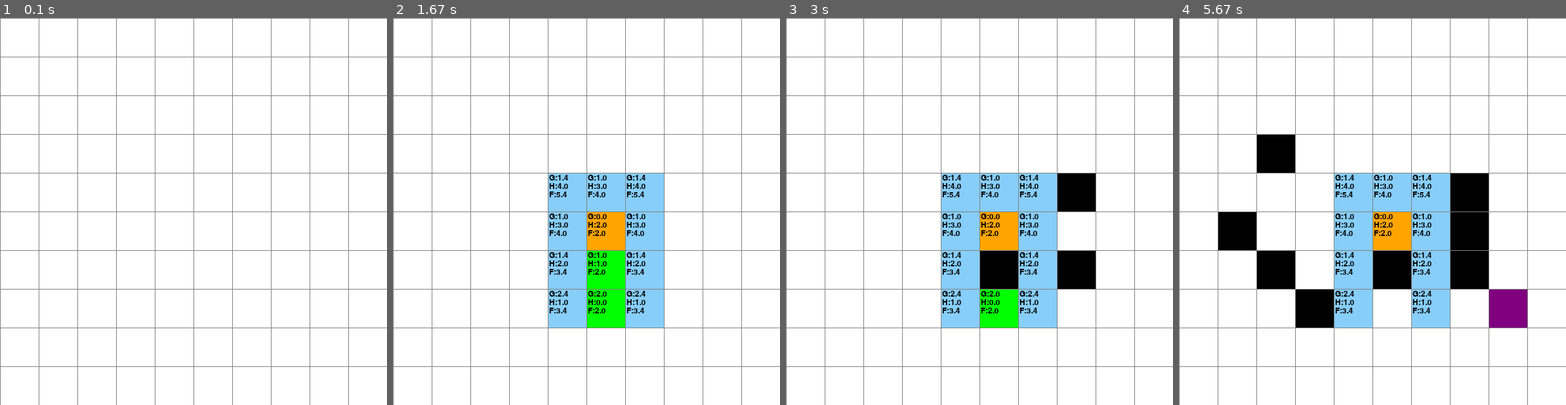
Above: before the commit, frames 1-4 (left to right).
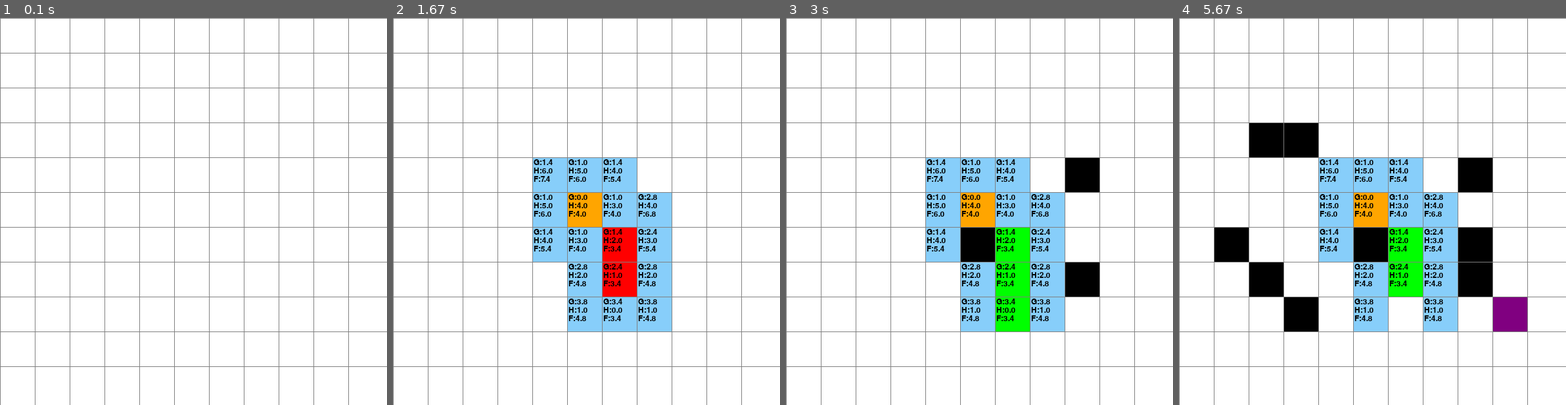
Above: after the commit, the same moments.

Repository: IlPandawa/IA_ElliotRendonLeon
Game: pygame game, started from Proyecto1/aEstrella.py
Same seed, same stepped clock (60 frames per second), same inputs: the game is played once before the commit and once after it.
Inputs (mouse positions are in pixels of both pictures, inside the frame that each line leads up to):
- Up to frame 1 (0.1 s): no input
- Up to frame 2 (1.67 s): click (586, 211) at 0.38 s; click (625, 296) at 0.72 s; tap Space at 1 s
- Up to frame 3 (3 s): move the mouse to (983, 250) at 1.83 s; click (983, 250) at 2.05 s; click (1080, 273) at 2.45 s; click (1080, 176) at 2.78 s
- Up to frame 4 (5.67 s): click (1248, 250) at 3.12 s; click (1260, 137) at 3.45 s; click (1279, 281) at 3.78 s; click (1314, 323) at 4.12 s; click (1287, 141) at 4.45 s; right-click (1395, 319) at 4.78 s; click (1492, 304) at 5.12 s; click (1484, 242) at 5.45 s

The runs differ from the first frame. In frame 1, 5.5% of the frame differs, in the area x 0-100%, y 0-100%; in frame 2, 15%; in frame 3, 16%; in frame 4, 20%.

Commit message:
add: avance documentación

Diff:
--- a/Proyecto1/aEstrella.py
+++ b/Proyecto1/aEstrella.py
@@ -1,5 +1,5 @@
 import pygame
-from queue import PriorityQueue # Para añadir a cola
+from queue import PriorityQueue
 
 # Configuraciones iniciales
 ANCHO_VENTANA = 600
@@ -34,7 +34,7 @@
         self.g = float("inf")  #Costo par amoverse
         self.h = 0      #Variable para la distancia hacia la salida
         self.f = float("inf")  # para la suma g+h y determinar a donde debe moverse
-        self.padre = None   #PAra guardar el nodo previo de donde viene
+        self.padre = None   #PAra guardar el nodo de donde viene
         self.contador = 0   #Variable para el orden de movimientos
 
 
@@ -120,11 +120,11 @@
         (1, -1, 1.4), (1, 1, 1.4)
     ]
 
-    for df, dc, costo in movimientos:
-        nf = nodo.fila + df
-        nc = nodo.col + dc
-        if 0 <= nf < filas and 0 <= nc < filas:
-            vecino = grid[nf][nc]
+    for cambioFila, cambioColumna, costo in movimientos:
+        nuevaFila = nodo.fila + cambioFila
+        nuevaColumna = nodo.col + cambioColumna
+        if 0 <= nuevaFila < filas and 0 <= nuevaColumna < filas:
+            vecino = grid[nuevaFila][nuevaColumna]
             if not vecino.es_pared():  # ignora paredes como casilla valida
                 listaAbierta.append((vecino, costo))
     return listaAbierta
@@ -144,7 +144,7 @@
     visitados = set()
     contador = 1
 
-    # inicializa nodo inicial
+    # bucle donde se analiza cada nodo
     inicio.actualizar_costos(0, heuristica(inicio.get_pos(), fin.get_pos()), None, contador)
 
     while not open_set.empty():
@@ -153,20 +153,20 @@
                 pygame.quit()
                 return False
 
-        nodo_actual = open_set.get()[1]  # obtiene nodo con menor f
+        nodo_actual = open_set.get()[1]  # obtiene menor f
 
         if nodo_actual == fin:
             reconstruir_camino(fin, ventana, grid, len(grid), ancho)
             return True
 
         for vecino, costo in obtener_cercanas(nodo_actual, grid):
-            nuevo_g = nodo_actual.g + costo
-            if nuevo_g < vecino.g:  # encuentra mejor camino
+            nuevo_g = nodo_actual.g + costo #calcular el nuevo costo
+            if nuevo_g < vecino.g:  # si es mejor que el anterior
                 contador += 1
                 nuevo_h = heuristica(vecino.get_pos(), fin.get_pos())
                 vecino.actualizar_costos(nuevo_g, nuevo_h, nodo_actual, contador)
                 if vecino not in visitados:
-                    open_set.put((vecino.f, vecino))
+                    open_set.put((vecino.f, vecino)) #añadir a la cola
                     visitados.add(vecino)
                 vecino.hacer_abierto()
 
@@ -174,7 +174,7 @@
             nodo_actual.hacer_cerrado()
 
         dibujar(ventana, grid, len(grid), ancho)
-        pygame.time.delay(300)  # pausa para visualización
+        pygame.time.delay(300)  # hacer más lento para ver funcionamiento
 
     return False  # no hay camino
 
@@ -212,7 +212,7 @@
     return fila, col
 
 def main(ventana, ancho):
-    FILAS = 10
+    FILAS = 11
     grid = crear_grid(FILAS, ancho)
 
     inicio = None
Binary file added: Proyecto1/Pasted image 20250310100136.png
Binary file added: Proyecto1/Pasted image 20250310101300.png
Binary file added: Proyecto1/Pasted image 20250310101939.png
Binary file added: Proyecto1/Pasted image 20250310102206.png
Not shown, added: Proyecto1/aEstrellaDoc.md
